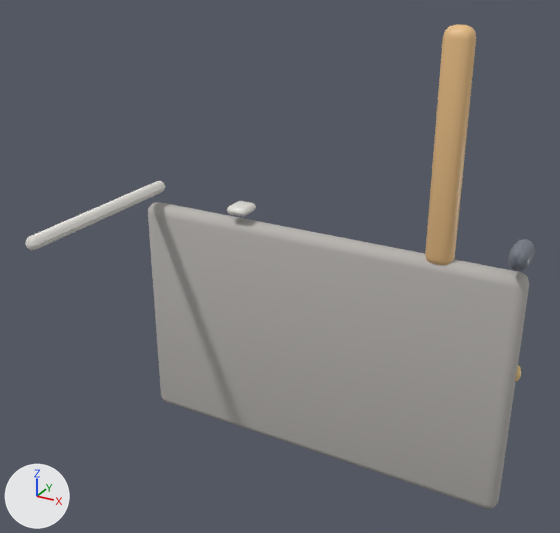
What one commit did to the glTF model unity/Assets/Art/EarlyGame/garage-kit/garage-wall-panel.glb.
Both versions are drawn from a camera (50 mm lens) standing at (0.701, -1.021, 1.2) and looking at (0.002, 0.25, 0.564). The axes (+X, +Y, +Z) are drawn at lower left. The lights are the same throughout. The first picture is the older version. Where no turn or scale is listed for an object, it has been applied to the vertices.

Names of what the first picture shows: 'Bracket.001', 'Outlet.001', 'Stripe.001', 'Stud.001', 'Wall.001' and 1 more.
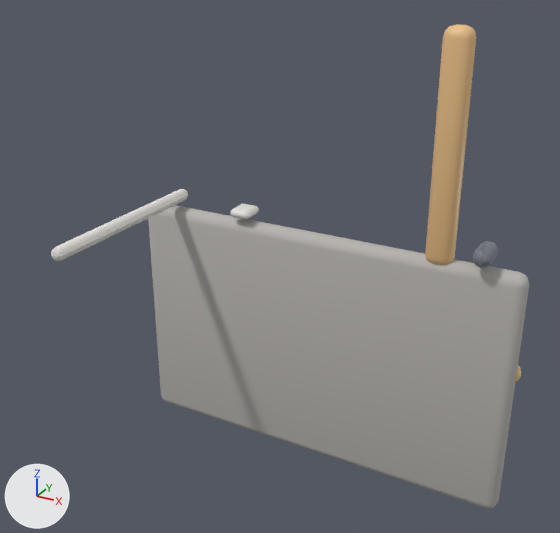
What differs and where, as boxes (x1, y1, x2, y2) in the pictures (560 x 533 px):
'Stud.001', moved
    before: (25, 181, 165, 250)
    after: (51, 189, 188, 261)
'Bracket.001', moved
    before: (508, 239, 535, 271)
    after: (473, 241, 498, 268)
'Outlet.001', moved
    before: (227, 201, 256, 216)
    after: (230, 204, 259, 219)

Diff of the bpy script that builds the scene:
```diff
--- a/unity/Assets/Art/EarlyGame/garage-kit/garage-wall-panel.glb.py
+++ b/unity/Assets/Art/EarlyGame/garage-kit/garage-wall-panel.glb.py
@@ ob_bracket_001 @@
 ob_bracket_001 = bpy.data.objects.new('Bracket.001', me_cube_017)
-ob_bracket_001.location = (-0.107, 0.39, 0.1)
+ob_bracket_001.location = (-0.175, 0.41, 0.088)
@@ ob_outlet_001 @@
 ob_outlet_001 = bpy.data.objects.new('Outlet.001', me_cube_015)
-ob_outlet_001.location = (0.027, 0.46, 0.183)
+ob_outlet_001.location = (0.035, 0.46, 0.178)
@@ ob_stud_001 @@
 ob_stud_001 = bpy.data.objects.new('Stud.001', me_cube_016)
-ob_stud_001.location = (0.112, 0.225, 0.093)
+ob_stud_001.location = (0.18, 0.225, 0.084)
```
